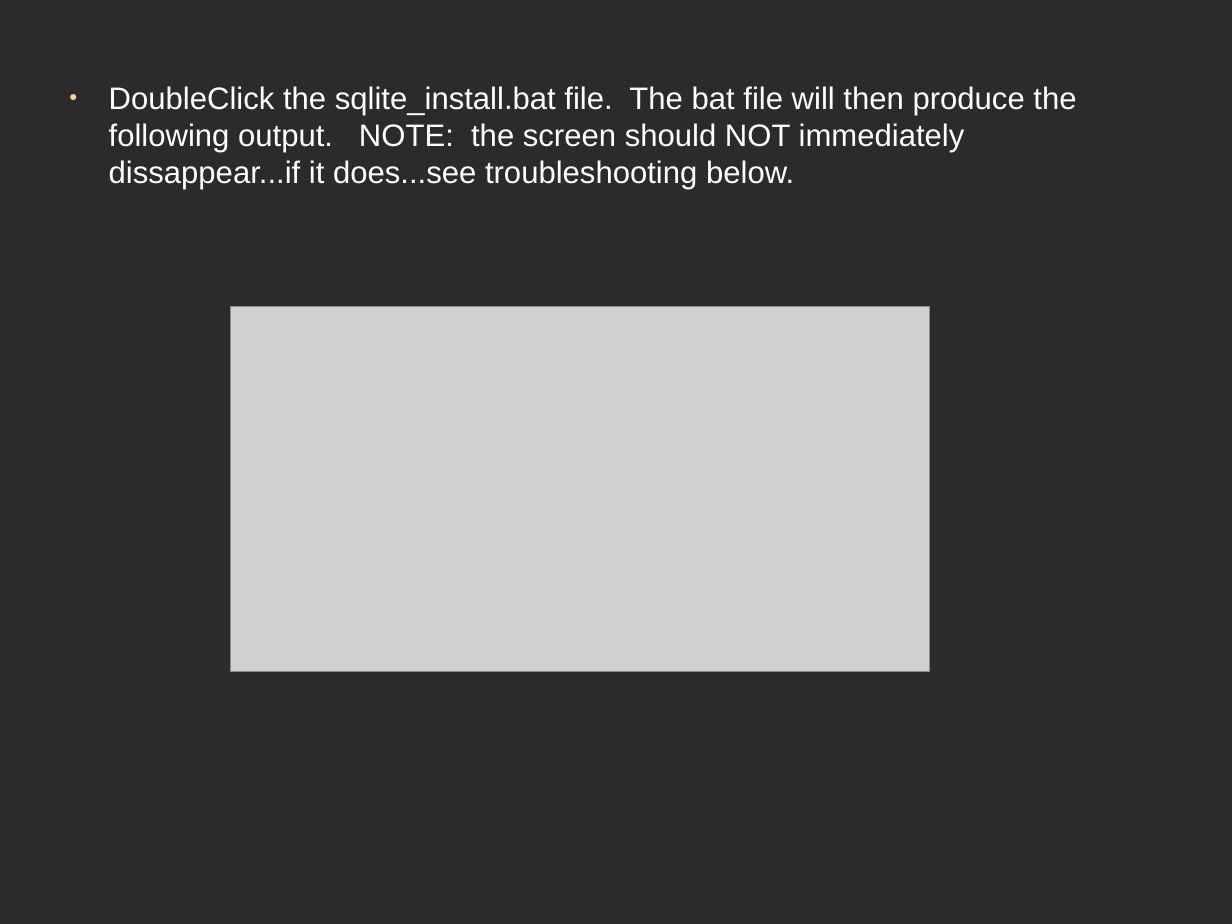
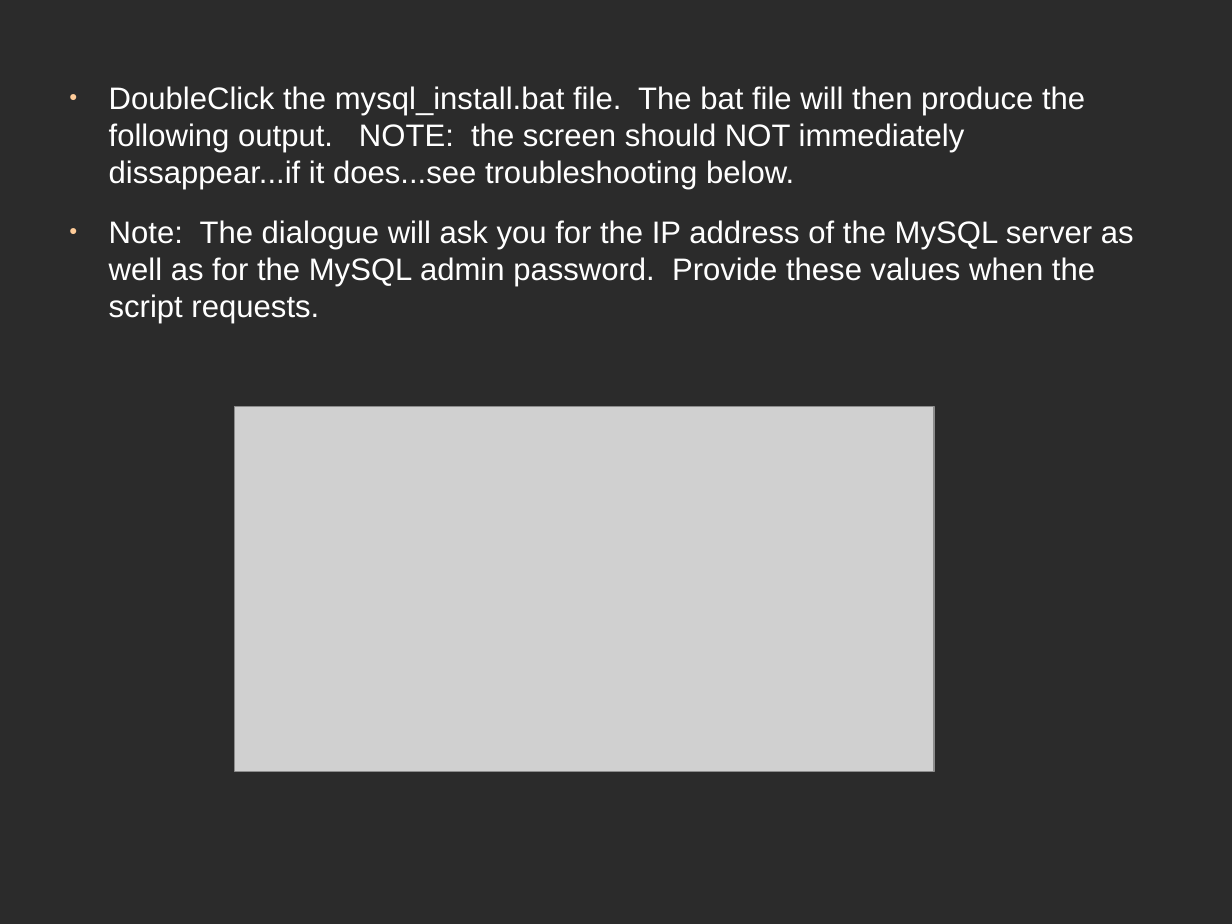
Before and after one commit to blueseerERP/blueseer, a slide deck: slide 6 of documentation/blueseer_install_instructions.odp (slide 2 before the commit). Drawn at 1232x924 pixels with LibreOffice and Linux fonts; fonts in the diff are those of the drawing; grey boxes stand for pictures; background and template pictures are left out; a plain dark background stands for a picture behind light text. Boxes give left, top, right and bottom in pixels: in the first picture for what was removed or moved away, otherwise in the second. Text is boxed around its words. In the diff, an @@ line names an element or a change of style, - is before the commit and + after.

```diff
--- a/documentation/blueseer_install_instructions.odp
+++ b/documentation/blueseer_install_instructions.odp
@@ text at [109, 86, 1134, 324]: text changed @@
-● DoubleClick the sqlite_install.bat file. The bat file will then produce the following output. NOTE: the screen should NOT immediately dissappear...if it does...see troubleshooting below.
+● DoubleClick the mysql_install.bat file. The bat file will then produce the following output. NOTE: the screen should NOT immediately dissappear...if it does...see troubleshooting below.
+● Note: The dialogue will ask you for the IP address of the MySQL server as well as for the MySQL admin password. Provide these values when the script requests.
@@ picture: place and size @@
-picture at [230, 306, 930, 672]
+picture at [235, 406, 935, 771]
```
Also in this commit, not shown: 2 other slides changed, 5 slides added, 19 other files.
